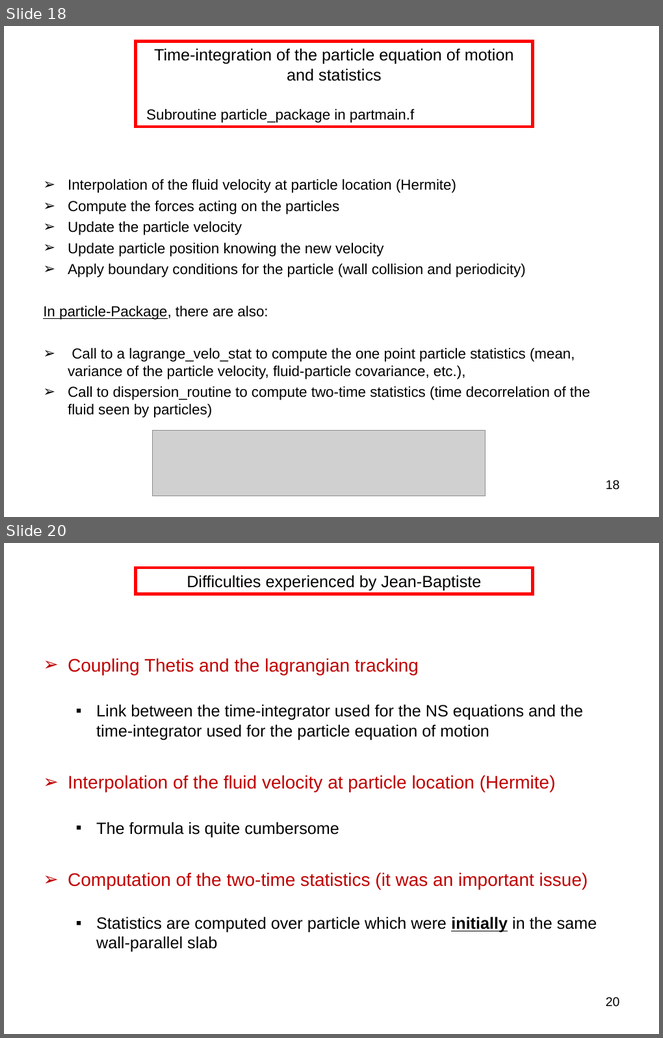
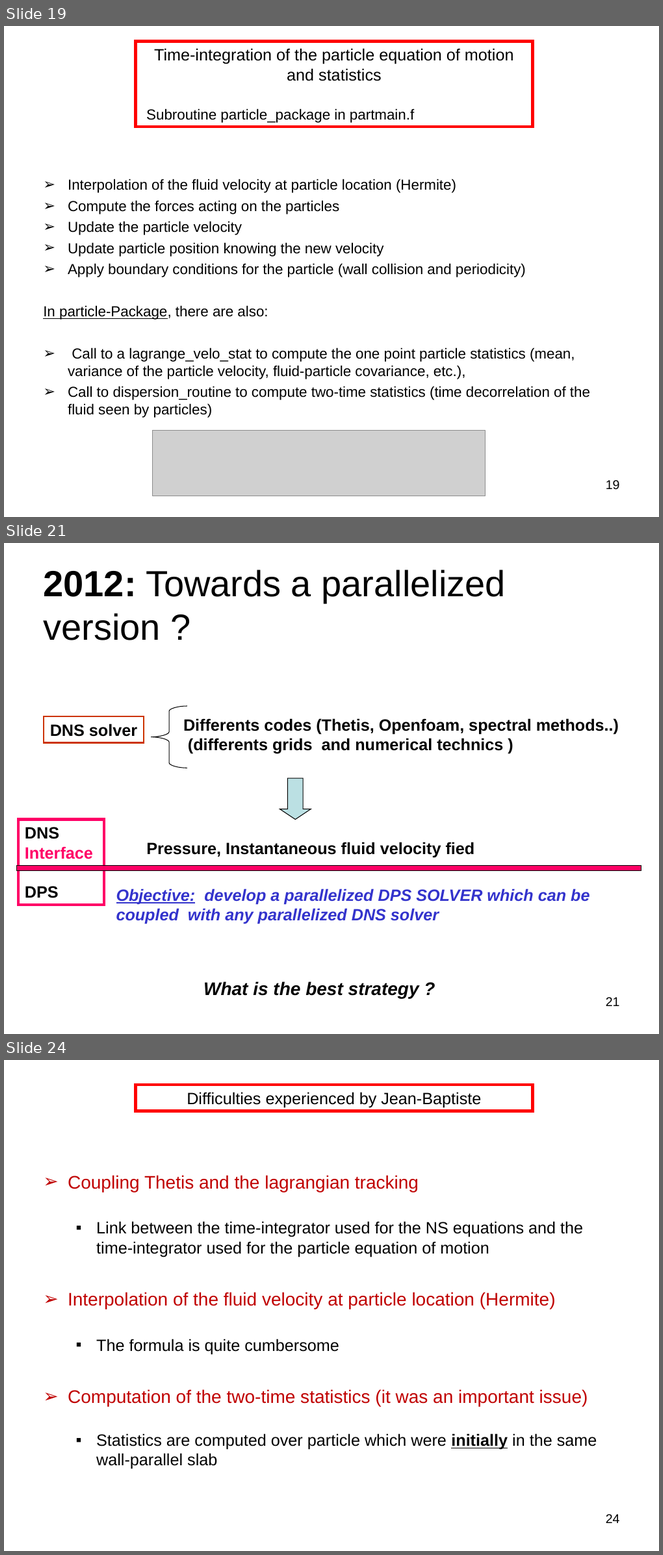
Before and after one commit to markus-abel/parpar, a slide deck: Suivi_lagrangien.ppt. Shown one above the other, each under a label of ours: slides 18 and 20 before the commit, slides 19, 21 and 24 after it; the slides between them are not shown. The pictures are 663x1038 and 663x1555 pixels, drawn with LibreOffice and Linux fonts; fonts in the diff are those of the drawing; grey boxes stand for pictures. Boxes give left, top, right and bottom in pixels: in the first picture for what was removed or moved away, otherwise in the second. Text is boxed around its words. In the diff, an @@ line names an element or a change of style, - is before the commit and + after.

```diff
--- a/Suivi_lagrangien.ppt
+++ b/Suivi_lagrangien.ppt
@@ slide 21 added at <box>4,543,659,1034</box>, background #FFFFFF @@
@@ title added at <box>43,570,506,641</box>, 40 pt, text #000000 @@
+2012: Towards a parallelized version ?
@@ rectangle added at <box>43,717,144,743</box>, outline #CC3300 1.76 pt, 18 pt, text #000000, bold @@
+DNS solver
@@ freeform shape added at <box>151,706,187,769</box>, outline #000000 0.74 pt @@
@@ text added at <box>183,719,619,754</box>, 18 pt, text #000000, bold @@
+Differents codes (Thetis, Openfoam, spectral methods..)
+(differents grids and numerical technics )
@@ down arrow added at <box>280,778,311,819</box>, fill #BBE0E3, outline #000000 0.74 pt @@
@@ rectangle added at <box>18,819,104,904</box>, outline #FF0066 3 pt, 18 pt, text #FF0066, bold @@
+DNS
+Interface
+DPS
@@ text added at <box>146,842,475,858</box>, 18 pt, text #000000, bold @@
+Pressure, Instantaneous fluid velocity fied
@@ rectangle added at <box>17,866,642,871</box>, fill #FF0066, outline #000000 0.74 pt @@
@@ text added at <box>116,889,590,925</box>, 18 pt, text #3333CC, bold, italic @@
+Objective: develop a parallelized DPS SOLVER which can be coupled with any parallelized DNS solver
@@ text added at <box>204,982,419,999</box>, 20 pt, text #000000, bold, italic @@
+What is the best strategy ?
@@ page number added at <box>606,997,620,1006</box>, 14 pt, text #000000 @@
+21
@@ what was slide 18 is now slide 19 @@
@@ page number at <box>606,480,620,490</box>: text changed @@
-18
+19
@@ what was slide 20 is now slide 24 @@
@@ page number at <box>606,1514,620,1523</box>: text changed @@
-20
+24
```
Also in this commit, not shown: 7 slides changed, 8 other slides added.
